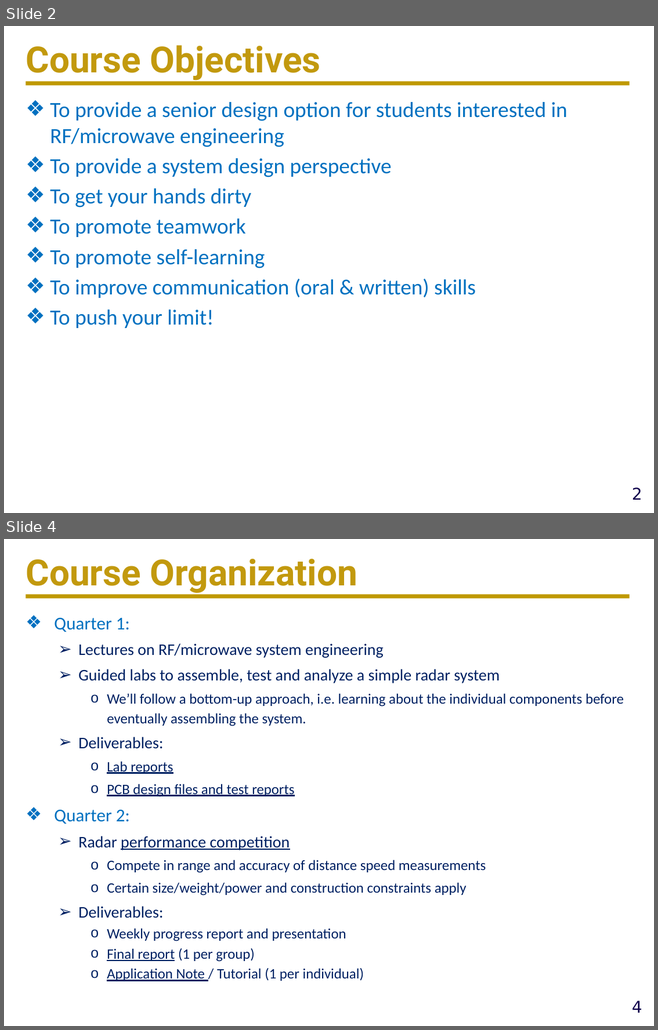
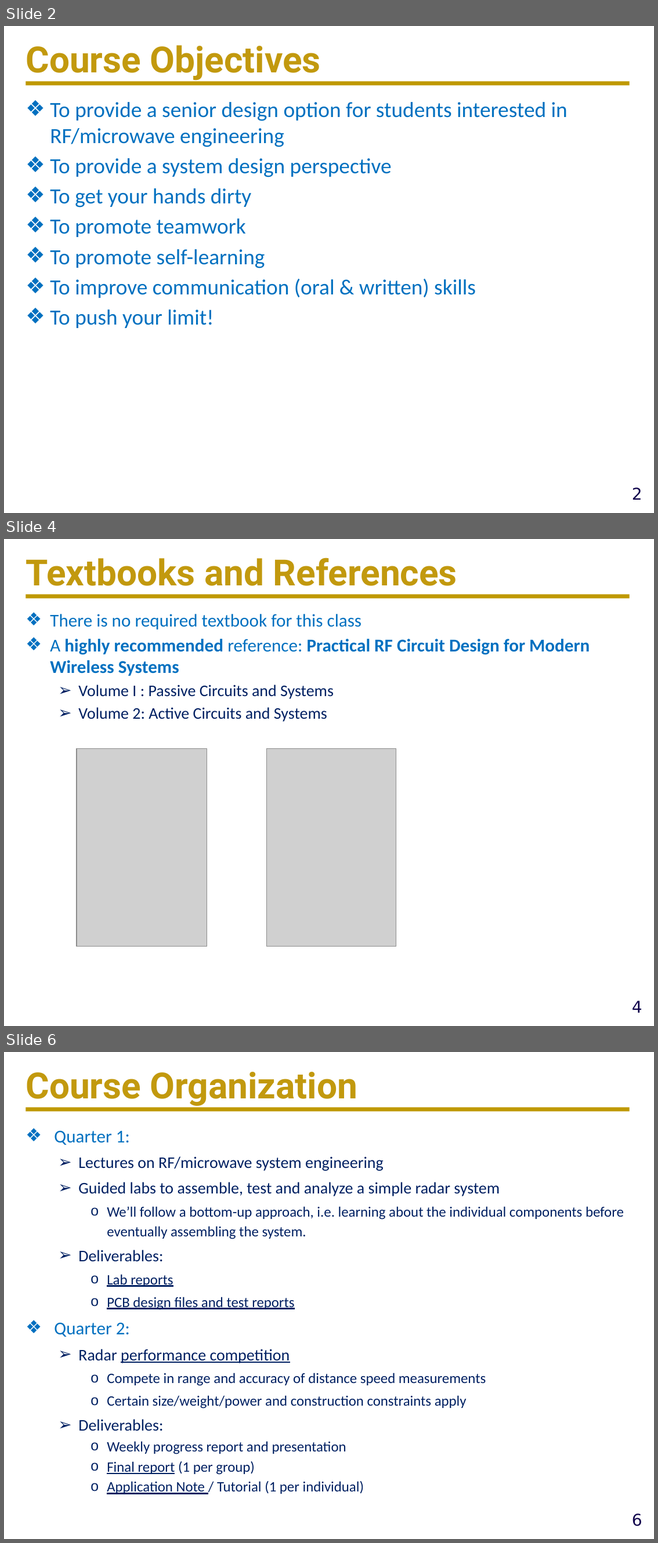
Before and after one commit to ucdart/UCD-EEC134, a slide deck: lectures/lec0/Lec0-CourseMechanisms.pptx. Shown one above the other, each under a label of ours: slides 2 and 4 before the commit, slides 2, 4 and 6 after it; the slides between them are not shown. The pictures are 658x1030 and 658x1543 pixels, drawn with LibreOffice and Linux fonts; fonts in the diff are those of the drawing; grey boxes stand for pictures; background and template pictures are left out. Boxes give left, top, right and bottom in pixels: in the first picture for what was removed or moved away, otherwise in the second. Text is boxed around its words. In the diff, an @@ line names an element or a change of style, - is before the commit and + after.

```diff
--- a/lectures/lec0/Lec0-CourseMechanisms.pptx
+++ b/lectures/lec0/Lec0-CourseMechanisms.pptx
@@ slide 4 added at [4,539,654,1026], background #FFFFFF; not listed: 2 template elements that a slide beside it also shows @@
@@ title added at [25,558,457,595], 40 pt, text #C2990E, bold @@
+Textbooks and References
@@ text added at [50,614,589,722], 20 pt, text #0070C0 @@
+❖ There is no required textbook for this class
+❖ A highly recommended reference: Practical RF Circuit Design for Modern Wireless Systems
+  ➢ Volume I : Passive Circuits and Systems
+  ➢ Volume 2: Active Circuits and Systems
@@ picture added at [76,749,206,947] @@
@@ picture added at [266,749,396,947] @@
@@ what was slide 4 is now slide 6 @@
@@ page number at [632,1514,642,1526]: text changed @@
-4
+6
```
Also in this commit, not shown: 8 slides changed, 4 other slides added, 4 other files.
